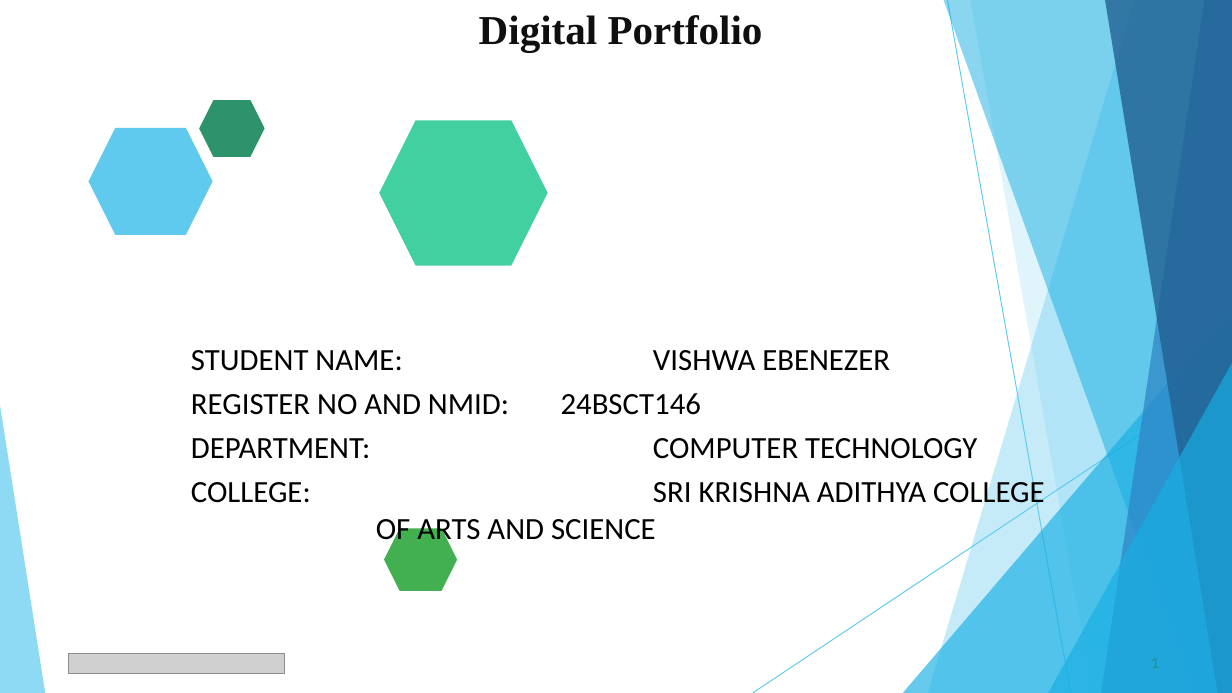
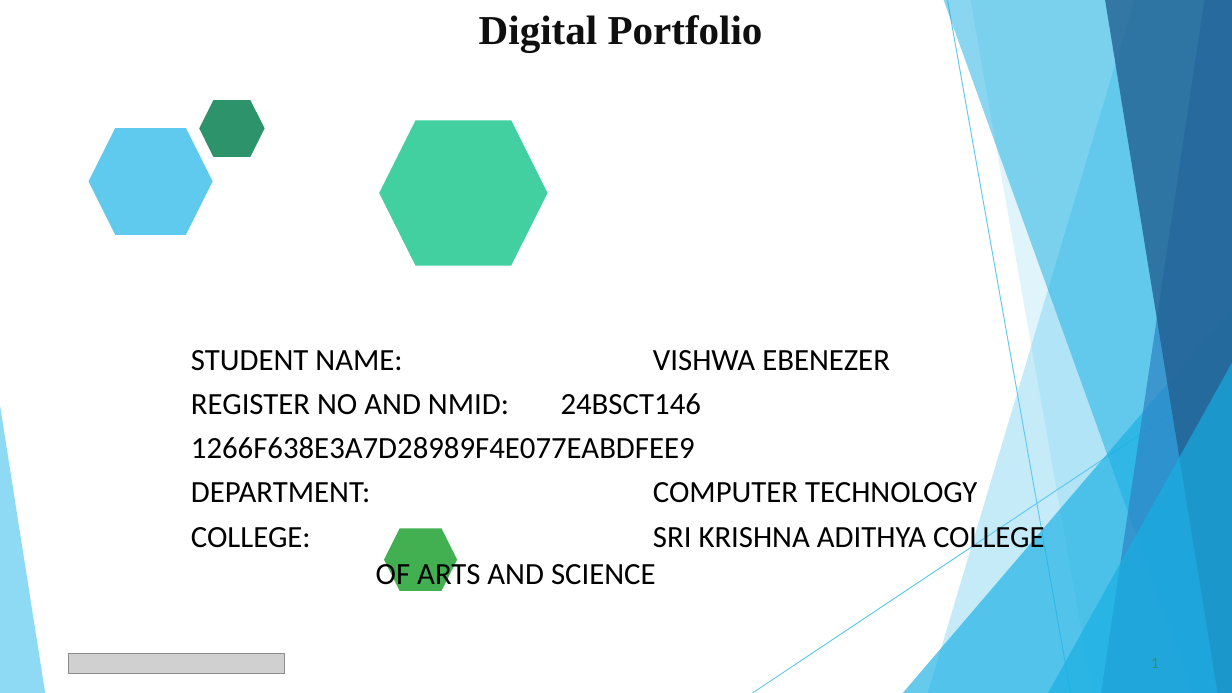
Before and after one commit to Vishdude/Portfolio, a slide deck: slide 1 of PPT FWD TNSDC 2025.pptx. Drawn at 1232x693 pixels with LibreOffice and Linux fonts; fonts in the diff are those of the drawing; grey boxes stand for pictures. Boxes give left, top, right and bottom in pixels: in the first picture for what was removed or moved away, otherwise in the second. Text is boxed around its words. In the diff, an @@ line names an element or a change of style, - is before the commit and + after.

```diff
--- a/PPT FWD TNSDC 2025.pptx
+++ b/PPT FWD TNSDC 2025.pptx
@@ text at (191,437,695,459): paragraph added @@
+1266F638E3A7D28989F4E077EABDFEE9
```
Also in this commit, not shown: 1 other slide changed.
